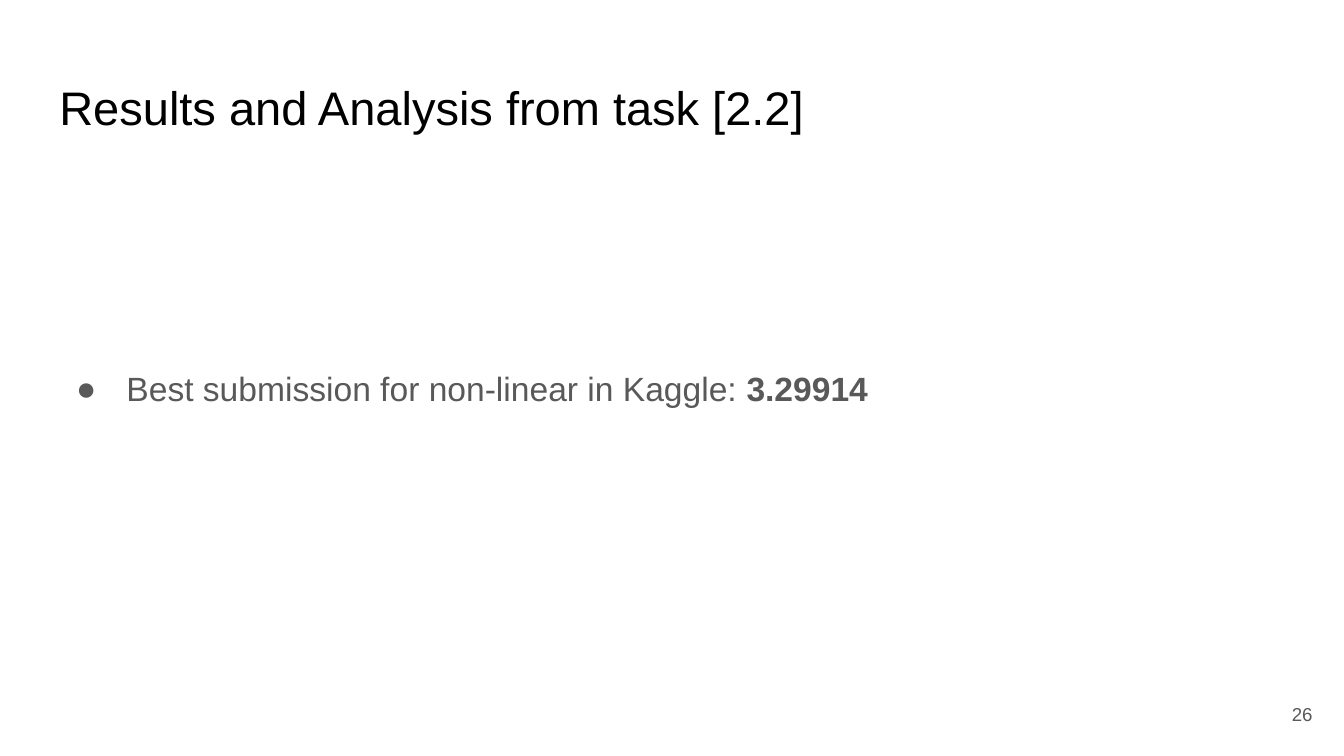
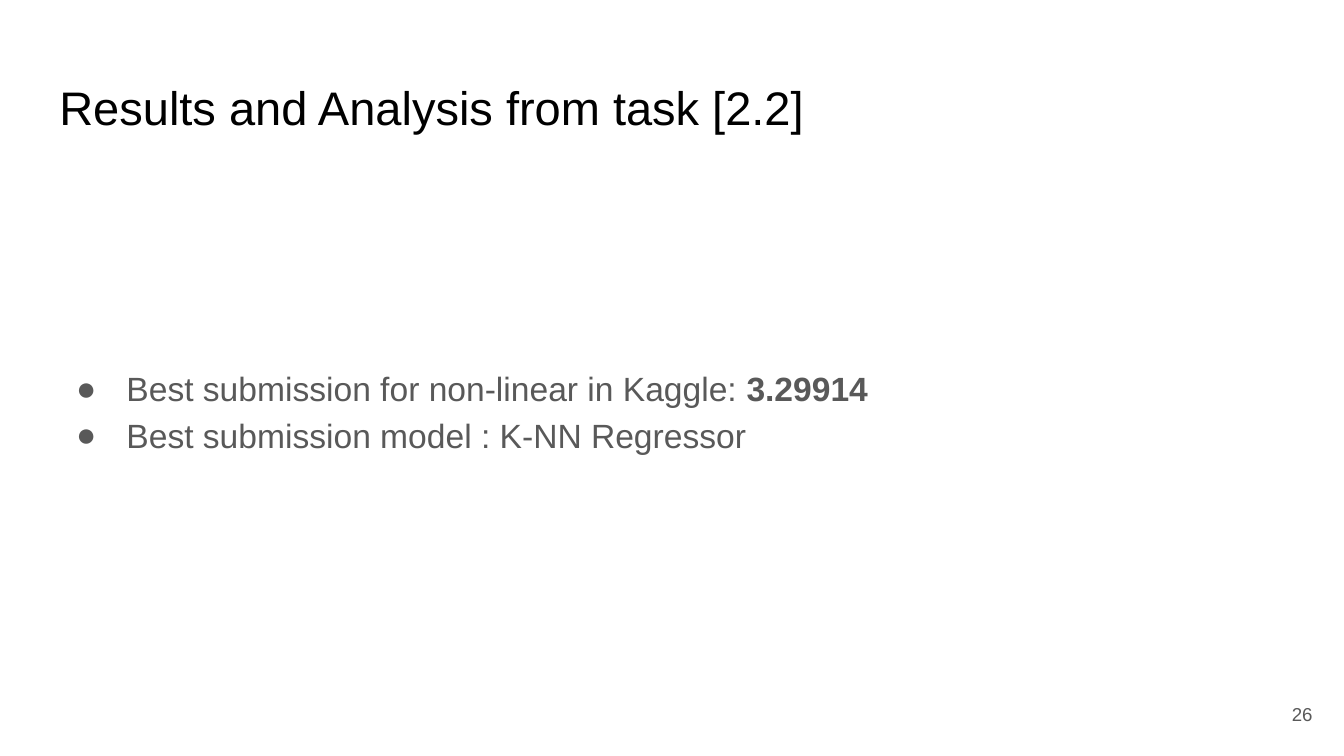
Before and after one commit to zepedrocosta/AA-Projeto2, a slide deck: slide 26 of Slides.pptx. Drawn at 1344x756 pixels with LibreOffice and Linux fonts; fonts in the diff are those of the drawing. Boxes give left, top, right and bottom in pixels: in the first picture for what was removed or moved away, otherwise in the second. Text is boxed around its words. In the diff, an @@ line names an element or a change of style, - is before the commit and + after.

```diff
--- a/Slides.pptx
+++ b/Slides.pptx
@@ text at bbox=[126, 423, 746, 454]: paragraph added @@
+● Best submission model : K-NN Regressor
```
Also in this commit, not shown: 3 other slides changed, 2 slides added.
